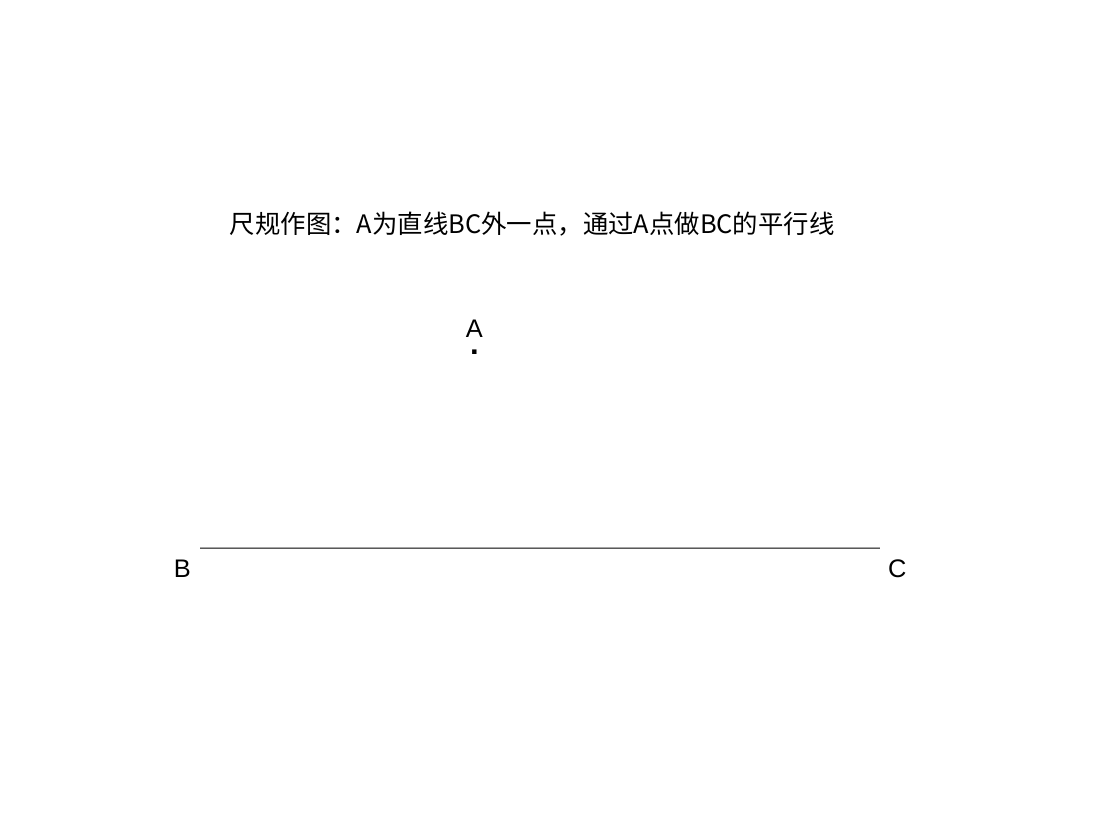
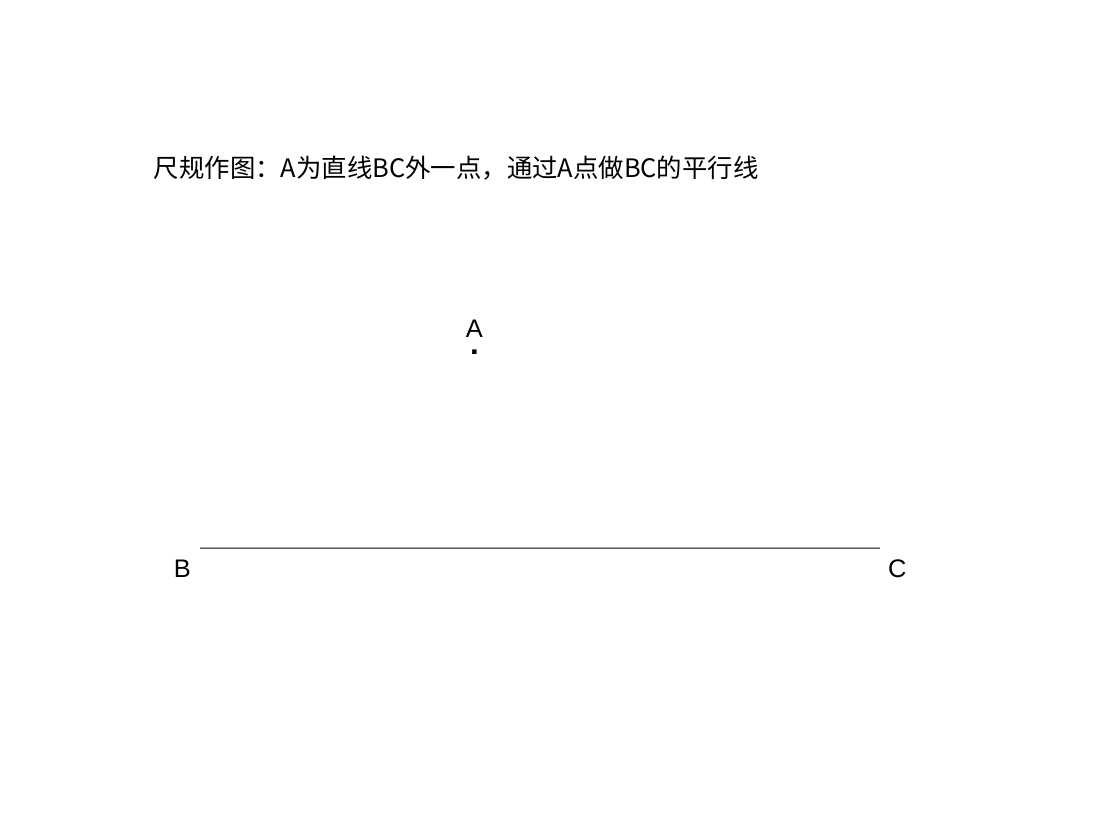
Before and after one commit to ericzhang/english-math, a slide deck: slide 11 of math/grade-7-下/7下数学北师大版-unit-2-相交线与平行线.ppt (slide 10 before the commit). Drawn at 1120x840 pixels with LibreOffice and Linux fonts; fonts in the diff are those of the drawing. Boxes give left, top, right and bottom in pixels: in the first picture for what was removed or moved away, otherwise in the second. Text is boxed around its words. In the diff, an @@ line names an element or a change of style, - is before the commit and + after.

```diff
--- a/math/grade-7-下/7下数学北师大版-unit-2-相交线与平行线.ppt
+++ b/math/grade-7-下/7下数学北师大版-unit-2-相交线与平行线.ppt
@@ text "尺规作图：A为直线BC外一点，通过A点做BC的平行线" moved from (x1=230, y1=211, x2=835, y2=236) to (x1=154, y1=155, x2=759, y2=180) @@
```
Also in this commit, not shown: 6 other slides changed, 7 slides added, 1 slide removed, 35 other files.
